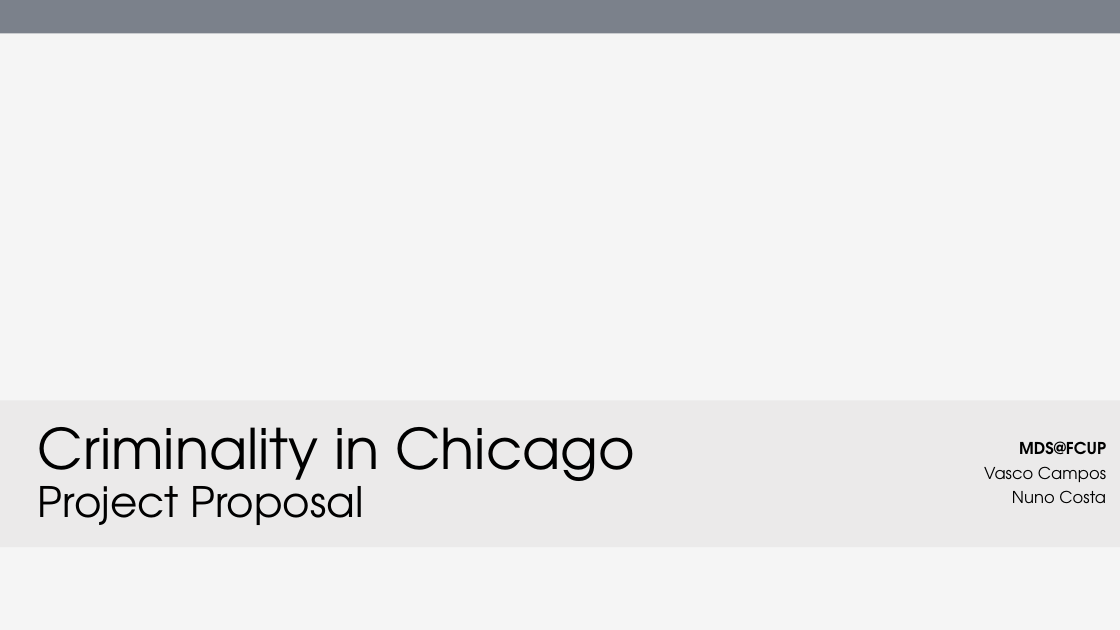
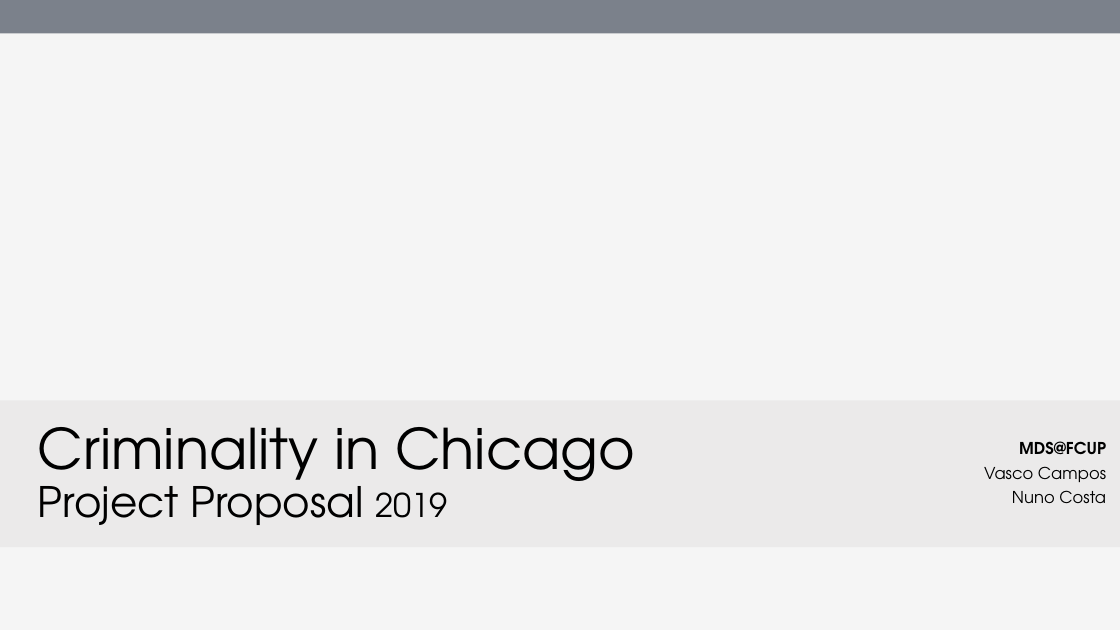
Before and after one commit to Vasco27/chicago_crimes_VD_1920, a slide deck: slide 1 of Criminality in Chicago_FOR_TOMORROW.pptx. Drawn at 1120x630 pixels with LibreOffice and Linux fonts; fonts in the diff are those of the drawing; background and template pictures are left out. Boxes give left, top, right and bottom in pixels: in the first picture for what was removed or moved away, otherwise in the second. Text is boxed around its words. In the diff, an @@ line names an element or a change of style, - is before the commit and + after.

```diff
--- a/Criminality in Chicago_FOR_TOMORROW.pptx
+++ b/Criminality in Chicago_FOR_TOMORROW.pptx
@@ text at <box>38,427,635,525</box>: text changed @@
-Criminality in Chicago
-Project Proposal
+Criminality in Chicago
+Project Proposal 2019
```
Also in this commit, not shown: 3 other slides changed, 1 slide added, 7 other files.
